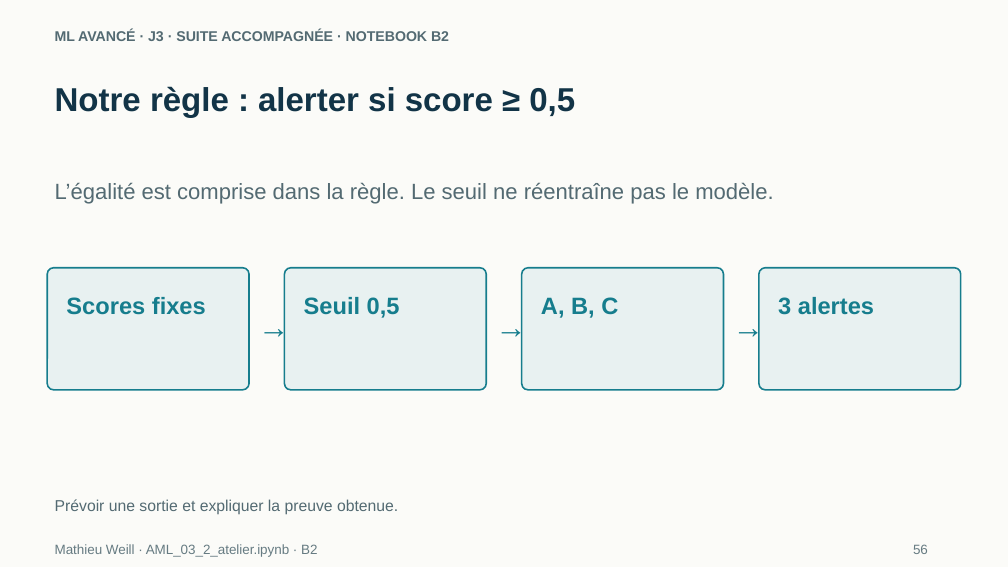
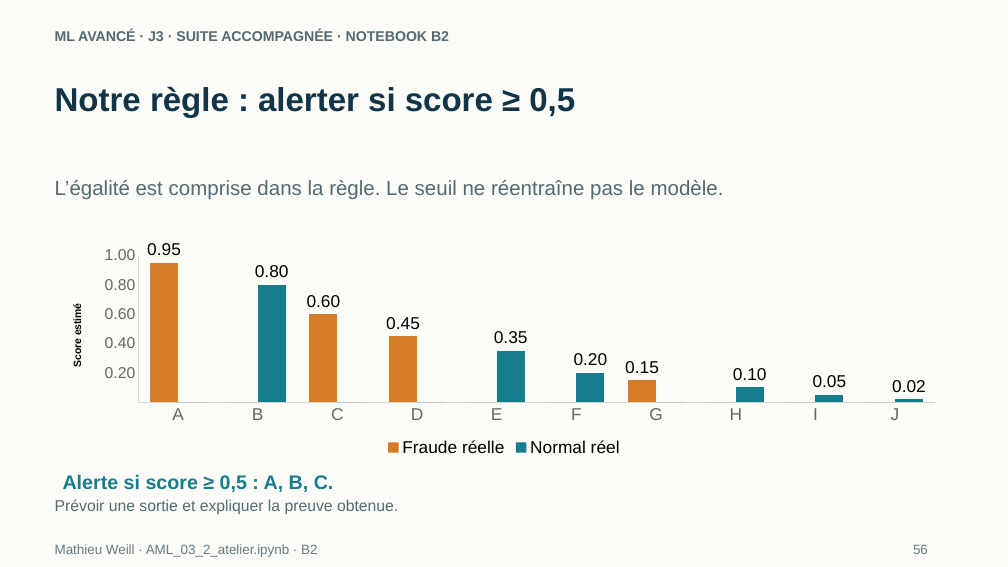
Before and after one commit to MathieuDWeill/ai-course-student, a slide deck: slide 6 of slides/ML_Avance_J3_2_Etudiant.pptx. Drawn at 1008x567 pixels with LibreOffice and Linux fonts; fonts in the diff are those of the drawing. Boxes give left, top, right and bottom in pixels: in the first picture for what was removed or moved away, otherwise in the second. Text is boxed around its words. In the diff, an @@ line names an element or a change of style, - is before the commit and + after.

```diff
--- a/slides/ML_Avance_J3_2_Etudiant.pptx
+++ b/slides/ML_Avance_J3_2_Etudiant.pptx
@@ text "L’égalité est comprise dans la ..." at box(55, 180, 724, 200): size 21 to 19.5 pt @@
@@ rounded rectangle removed at box(47, 268, 249, 389) @@
@@ column chart added at box(55, 240, 954, 461) @@
+categories: A, B, C, D, E, F, G, H, I, J
+Fraude réelle: 0.95, 0, 0.6, 0.45, 0, 0, 0.15, 0, 0, 0
+Normal réel: 0, 0.8, 0, 0, 0.35, 0.2, 0, 0.1, 0.05, 0.02
@@ rounded rectangle removed at box(284, 268, 486, 389) @@
@@ rounded rectangle removed at box(522, 268, 724, 389) @@
@@ rounded rectangle removed at box(759, 268, 961, 389) @@
@@ text removed at box(66, 297, 206, 315) @@
-Scores fixes
@@ text removed at box(304, 297, 400, 318) @@
-Seuil 0,5
@@ text removed at box(541, 297, 618, 318) @@
-A, B, C
@@ text removed at box(778, 297, 874, 315) @@
-3 alertes
@@ text removed at box(251, 303, 284, 350) @@
-→
@@ text removed at box(488, 303, 521, 350) @@
-→
@@ text removed at box(725, 303, 758, 350) @@
-→
@@ text added at box(63, 474, 334, 492), 18.8 pt, text #167D8D, bold @@
+Alerte si score ≥ 0,5 : A, B, C.
```
Also in this commit, not shown: 14 other slides changed, 2 slides added, 6 other files.
